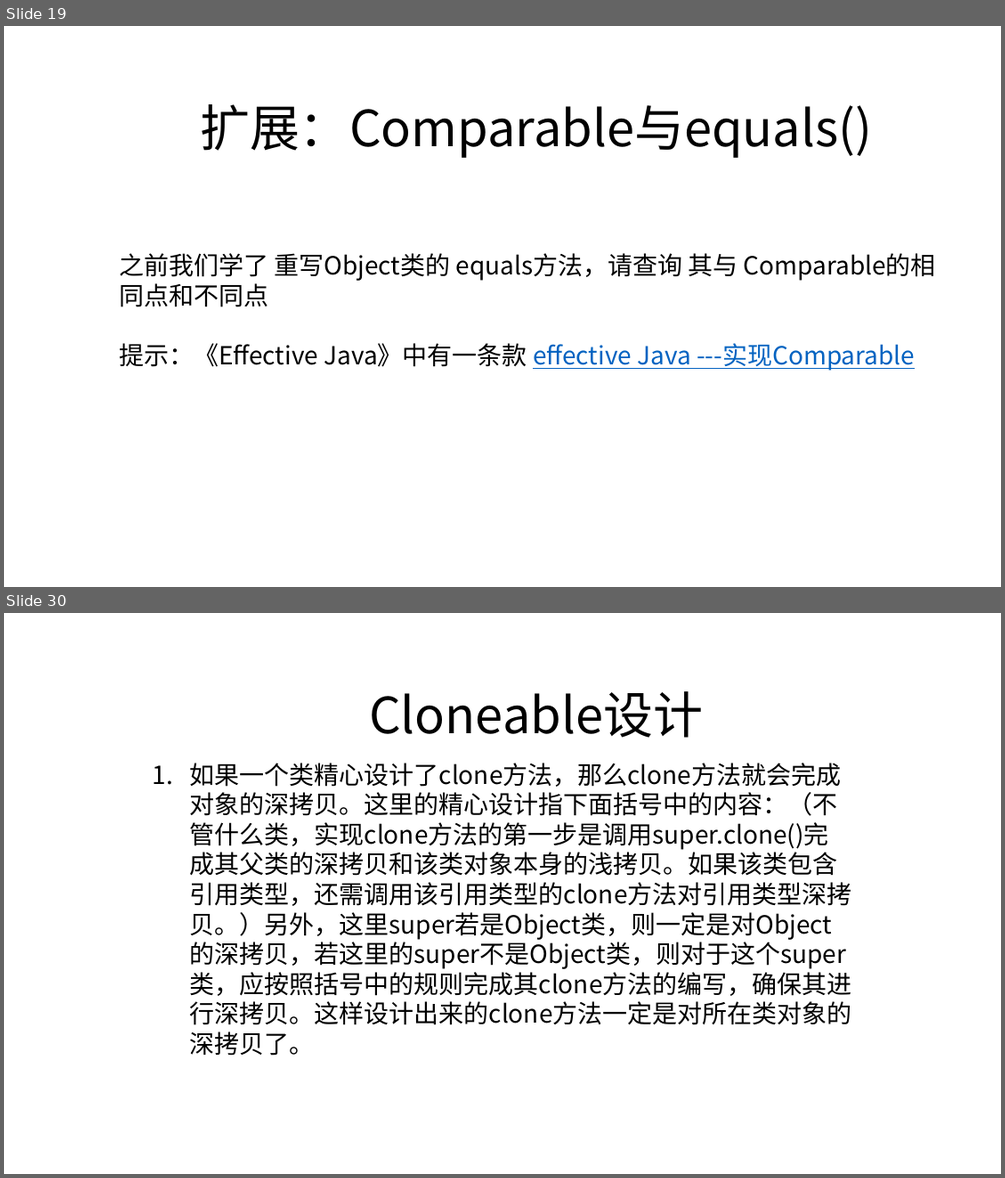
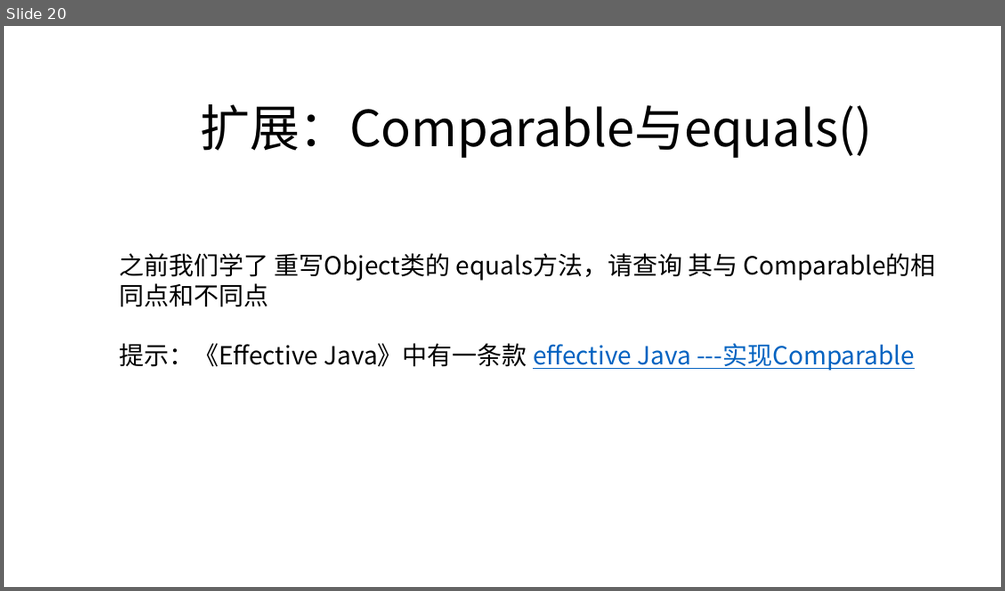
Before and after one commit to zjyesir/hmc_java_1, a slide deck: ppt/12.抽象类和接口.pptx. Shown one above the other, each under a label of ours: slides 19 and 30 before the commit, slide 20 after it; the slides between them are not shown. The pictures are 1005x1178 and 1005x591 pixels, drawn with LibreOffice and Linux fonts; fonts in the diff are those of the drawing; background and template pictures are left out. Boxes give left, top, right and bottom in pixels: in the first picture for what was removed or moved away, otherwise in the second. Text is boxed around its words. In the diff, an @@ line names an element or a change of style, - is before the commit and + after.

```diff
--- a/ppt/12.抽象类和接口.pptx
+++ b/ppt/12.抽象类和接口.pptx
@@ slide 30 removed at (4,613,1001,1174), background picture (left out) @@
@@ text removed at (369,691,703,738) @@
-Cloneable设计
@@ text removed at (190,763,852,1055) @@
-1. 如果一个类精心设计了clone方法，那么clone方法就会完成对象的深拷贝。这里的精心设计指下面括号中的内容：（不管什么类，实现clone方法的第一步是调用super.clone()完成其父类的深拷贝和该类对象本身的浅拷贝。如果该类包含引用类型，还需调用该引用类型的clone方法对引用类型深拷贝。）另外，这里super若是Object类，则一定是对Object的深拷贝，若这里的super不是Object类，则对于这个super类，应按照括号中的规则完成其clone方法的编写，确保其进行深拷贝。这样设计出来的clone方法一定是对所在类对象的深拷贝了。
@@ what was slide 19 is now slide 20 @@
```
Also in this commit, not shown: 16 slides changed, 6 slides added, 1 other slide removed, 3 other files.
